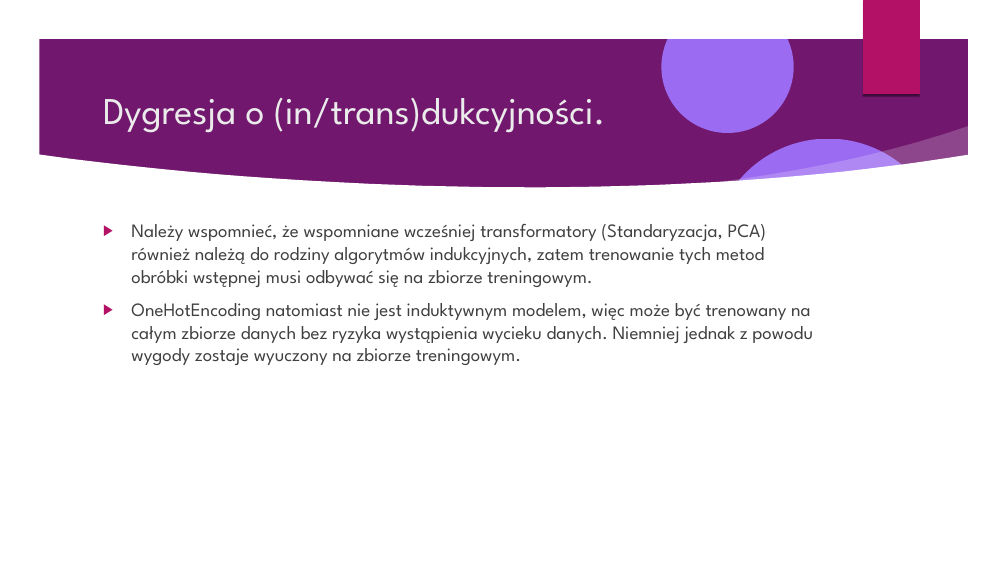
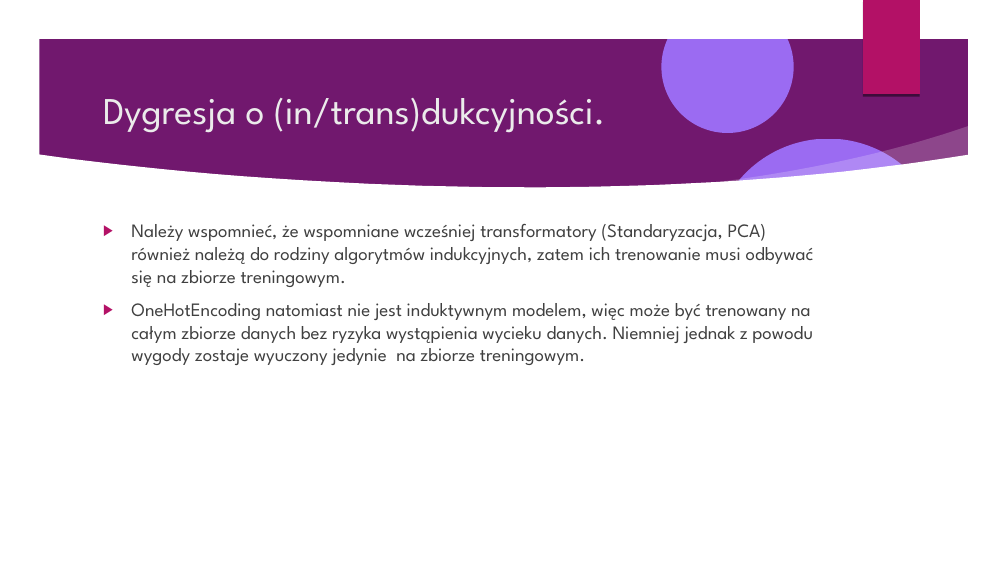
Before and after one commit to Pawel-Tomasz-Nowak/Scientific-collaboration, a slide deck: slide 78 of EmissionAnalysis/Prezentacja projektu.odp (slide 79 before the commit). Drawn at 1008x567 pixels with LibreOffice and Linux fonts; fonts in the diff are those of the drawing; background and template pictures are left out. Boxes give left, top, right and bottom in pixels: in the first picture for what was removed or moved away, otherwise in the second. Text is boxed around its words. In the diff, an @@ line names an element or a change of style, - is before the commit and + after.

```diff
--- a/EmissionAnalysis/Prezentacja projektu.odp
+++ b/EmissionAnalysis/Prezentacja projektu.odp
@@ text at [131, 224, 814, 365]: text changed @@
-▶ Należy wspomnieć, że wspomniane wcześniej transformatory (Standaryzacja, PCA) również należą do rodziny algorytmów indukcyjnych, zatem trenowanie tych metod obróbki wstępnej musi odbywać się na zbiorze treningowym.
-▶ OneHotEncoding natomiast nie jest induktywnym modelem, więc może być trenowany na całym zbiorze danych bez ryzyka wystąpienia wycieku danych. Niemniej jednak z powodu wygody zostaje wyuczony na zbiorze treningowym.
+▶ Należy wspomnieć, że wspomniane wcześniej transformatory (Standaryzacja, PCA) również należą do rodziny algorytmów indukcyjnych, zatem ich trenowanie musi odbywać się na zbiorze treningowym.
+▶ OneHotEncoding natomiast nie jest induktywnym modelem, więc może być trenowany na całym zbiorze danych bez ryzyka wystąpienia wycieku danych. Niemniej jednak z powodu wygody zostaje wyuczony jedynie na zbiorze treningowym.
```
Also in this commit, not shown: 19 other slides changed, 3 slides added, 3 slides removed, 2 other files.
